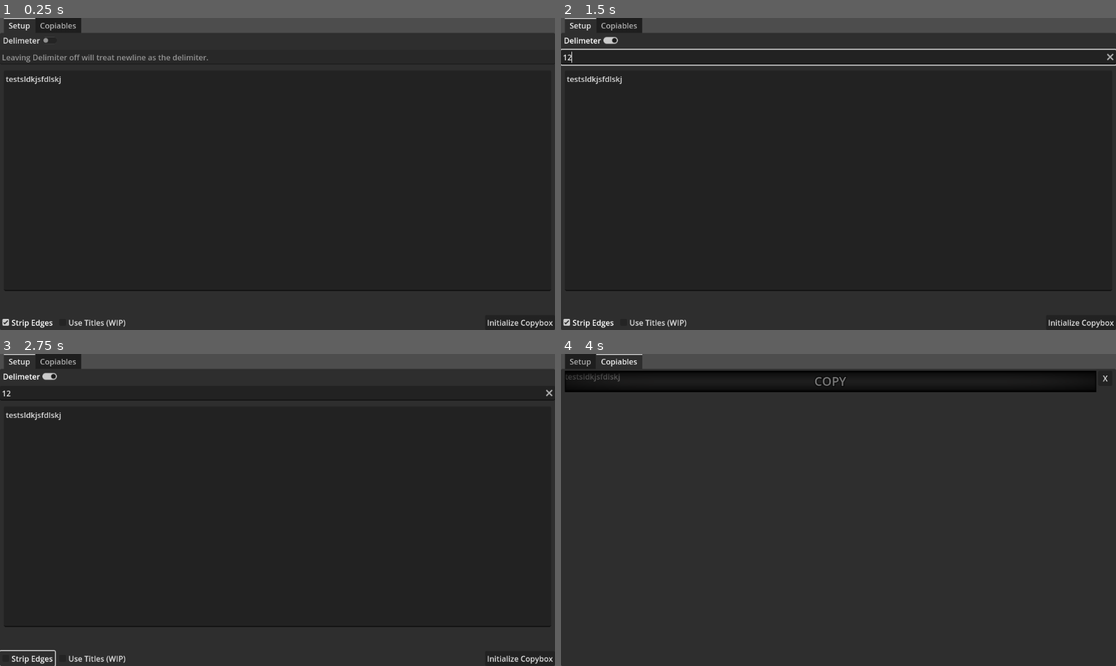
Above: before the commit, frames 1-4 (two rows, left to right).
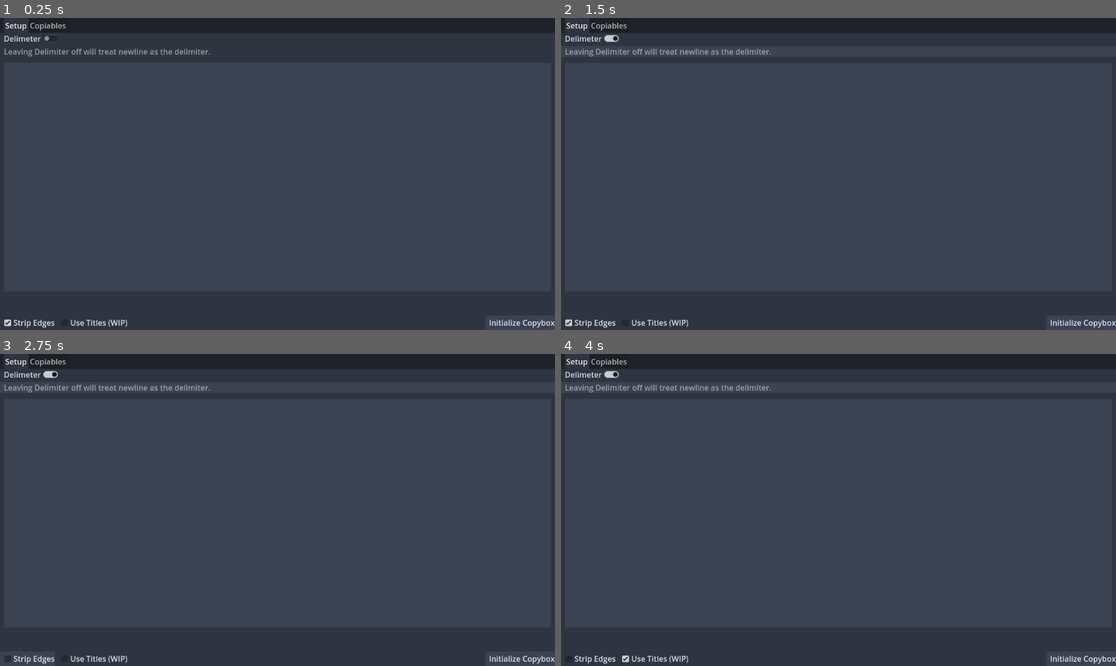
Above: after the commit, the same moments.

Repository: Scribble-Sheep/Copybox
Game: Godot game, scene res://Mainscene.tscn
Two runs of this game, one before a commit and one after it. Both use one fixed random seed, a clock stepped at 60 frames per second and the inputs below.
Inputs (mouse positions are in pixels of both pictures, inside the frame that each line leads up to):
- Up to frame 1 (0.25 s): no input
- Up to frame 2 (1.5 s): click "Delimeter" at 0.5 s; click (838, 58) at 1.27 s; type "12" at 1.35 s
- Up to frame 3 (2.75 s): click "Strip Edges" at 2 s
- Up to frame 4 (4 s): click "Use Titles (WIP)" at 2.75 s; click "Initialize Copybox" at 3.5 s

The runs differ from the first frame. In frame 1, 79% of the frame differs, in the area x 0-100%, y 0-100%; in frame 2, 83%; in frame 3, 84%; in frame 4, 85%.

Commit message:
Updated theme to nord+Comic Sans

Diff:
--- a/EventBus.gd
+++ b/EventBus.gd
@@ -1,5 +1,4 @@
 extends Node
 
 
-signal attempt_close_display
 signal initialize
--- a/LabeledCopyableDisplay.gd
+++ b/LabeledCopyableDisplay.gd
@@ -22,7 +22,7 @@
 
 
 func _on_closebutton_pressed() -> void:
-	EventBus.attempt_close_display.emit(self)
+	queue_free()
 
 
 func _on_copybutton_pressed() -> void:
--- a/LabeledCopyableDisplay.tscn
+++ b/LabeledCopyableDisplay.tscn
@@ -1,7 +1,8 @@
-[gd_scene load_steps=13 format=3 uid="uid://cy5i7w3smd0rh"]
+[gd_scene load_steps=15 format=3 uid="uid://cy5i7w3smd0rh"]
 
 [ext_resource type="Script" path="res://LabeledCopyableDisplay.gd" id="1_s24os"]
 [ext_resource type="Texture2D" uid="uid://c2j0wda35t2mx" path="res://nineslice.png" id="2_ohrsc"]
+[ext_resource type="SystemFont" uid="uid://duoi8yke4myd5" path="res://comicsans.tres" id="3_4rdug"]
 
 [sub_resource type="CanvasItemMaterial" id="CanvasItemMaterial_wxrxw"]
 blend_mode = 3
@@ -25,16 +26,24 @@
 VScrollBar/styles/scroll_focus = SubResource("StyleBoxEmpty_weyr4")
 
 [sub_resource type="StyleBoxFlat" id="StyleBoxFlat_xoqyf"]
-bg_color = Color(0.117647, 0.117647, 0.117647, 1)
+content_margin_left = 5.0
+content_margin_right = 5.0
+bg_color = Color(0.180392, 0.203922, 0.25098, 1)
 
 [sub_resource type="LabelSettings" id="LabelSettings_ftaq6"]
 font_color = Color(1, 1, 1, 0.372549)
 
+[sub_resource type="StyleBoxFlat" id="StyleBoxFlat_nhoix"]
+content_margin_left = 8.0
+bg_color = Color(0.368627, 0.505882, 0.67451, 0.501961)
+
 [sub_resource type="LabelSettings" id="LabelSettings_6p40s"]
+line_spacing = 0.0
+font = ExtResource("3_4rdug")
 font_size = 25
-font_color = Color(1, 1, 1, 0.439216)
+font_color = Color(0.847059, 0.870588, 0.913725, 1)
 outline_size = 10
-outline_color = Color(0, 0, 0, 0.439216)
+outline_color = Color(0, 0, 0, 0.690196)
 
 [node name="Control" type="MarginContainer"]
 custom_minimum_size = Vector2(0, 52)
@@ -104,6 +113,7 @@
 size_flags_horizontal = 3
 size_flags_stretch_ratio = 0.25
 mouse_filter = 1
+theme_override_styles/focus = SubResource("StyleBoxFlat_nhoix")
 flat = true
 
 [node name="TitleLabel" type="Label" parent="HBoxContainer/Display"]
@@ -127,13 +137,15 @@
 [node name="Closebutton" type="Button" parent="HBoxContainer/Control"]
 custom_minimum_size = Vector2(0, 31)
 layout_mode = 1
-anchors_preset = 10
+anchors_preset = 15
 anchor_right = 1.0
-offset_bottom = 31.0
+anchor_bottom = 1.0
 grow_horizontal = 2
+grow_vertical = 2
 size_flags_horizontal = 8
 size_flags_vertical = 0
 text = "X"
+alignment = 0
 
 [connection signal="pressed" from="HBoxContainer/Display/Vignette/ScrollContainer/CopyLabel/CopyButton" to="." method="_on_copybutton_pressed"]
 [connection signal="pressed" from="HBoxContainer/Control/Closebutton" to="." method="_on_closebutton_pressed"]
--- a/Mainscene.tscn
+++ b/Mainscene.tscn
@@ -48,7 +48,6 @@
 [node name="Textblob" type="TextEdit" parent="TabBar/Setup/Raw Text"]
 unique_name_in_owner = true
 layout_mode = 2
-text = "testsldkjsfdlskj"
 
 [node name="HBoxContainer" type="HBoxContainer" parent="TabBar/Setup"]
 layout_mode = 2
--- /dev/null
+++ b/NordTheme.tres
@@ -0,0 +1,99 @@
+[gd_resource type="Theme" load_steps=13 format=3 uid="uid://pxj46erdn668"]
+
+[ext_resource type="StyleBox" uid="uid://cbt5wwsiulcyo" path="res://Nord_Text_Panel.tres" id="1_bet28"]
+[ext_resource type="SystemFont" uid="uid://duoi8yke4myd5" path="res://comicsans.tres" id="1_o26fg"]
+[ext_resource type="StyleBox" uid="uid://dm765bv3uk3g3" path="res://Nord_Disabled_Panel.tres" id="2_05vl6"]
+
+[sub_resource type="StyleBoxEmpty" id="StyleBoxEmpty_xjs4p"]
+content_margin_left = 8.0
+
+[sub_resource type="StyleBoxFlat" id="StyleBoxFlat_xin8j"]
+bg_color = Color(0.560784, 0.737255, 0.733333, 1)
+
+[sub_resource type="StyleBoxFlat" id="StyleBoxFlat_c2n2l"]
+bg_color = Color(0.560784, 0.737255, 0.733333, 1)
+
+[sub_resource type="StyleBoxFlat" id="StyleBoxFlat_asb7t"]
+bg_color = Color(0.180392, 0.203922, 0.25098, 1)
+
+[sub_resource type="StyleBoxFlat" id="StyleBoxFlat_0ttde"]
+bg_color = Color(0.180392, 0.203922, 0.25098, 0)
+border_width_left = 3
+border_width_right = 3
+border_color = Color(0.180392, 0.203922, 0.25098, 0)
+
+[sub_resource type="StyleBoxFlat" id="StyleBoxFlat_k5ynm"]
+bg_color = Color(0.180392, 0.203922, 0.25098, 1)
+border_width_left = 3
+border_width_right = 3
+border_color = Color(0.180392, 0.203922, 0.25098, 1)
+
+[sub_resource type="StyleBoxFlat" id="StyleBoxFlat_0t7rb"]
+bg_color = Color(0.109804, 0.121569, 0.14902, 1)
+border_width_left = 3
+border_width_right = 3
+border_color = Color(0.109804, 0.121569, 0.14902, 1)
+
+[sub_resource type="StyleBoxFlat" id="StyleBoxFlat_u10ae"]
+bg_color = Color(0, 0, 0, 0.34902)
+
+[sub_resource type="StyleBoxEmpty" id="StyleBoxEmpty_ecgcp"]
+
+[resource]
+Button/colors/font_color = Color(0.847059, 0.870588, 0.913725, 1)
+Button/colors/font_focus_color = Color(0.847059, 0.870588, 0.913725, 1)
+Button/colors/font_hover_color = Color(0.847059, 0.870588, 0.913725, 1)
+Button/colors/font_hover_pressed_color = Color(0.847059, 0.870588, 0.913725, 1)
+Button/colors/font_outline_color = Color(0.847059, 0.870588, 0.913725, 1)
+Button/colors/font_pressed_color = Color(0.847059, 0.870588, 0.913725, 1)
+Button/fonts/font = ExtResource("1_o26fg")
+Button/styles/disabled = ExtResource("2_05vl6")
+Button/styles/focus = ExtResource("1_bet28")
+Button/styles/hover = ExtResource("1_bet28")
+Button/styles/normal = ExtResource("1_bet28")
+Button/styles/pressed = ExtResource("2_05vl6")
+CheckBox/colors/font_color = Color(0.847059, 0.870588, 0.913725, 1)
+CheckBox/colors/font_focus_color = Color(0.847059, 0.870588, 0.913725, 1)
+CheckBox/colors/font_hover_color = Color(0.847059, 0.870588, 0.913725, 1)
+CheckBox/colors/font_hover_pressed_color = Color(0.847059, 0.870588, 0.913725, 1)
+CheckBox/colors/font_outline_color = Color(0.847059, 0.870588, 0.913725, 1)
+CheckBox/colors/font_pressed_color = Color(0.847059, 0.870588, 0.913725, 1)
+CheckBox/fonts/font = ExtResource("1_o26fg")
+CheckBox/styles/hover = ExtResource("2_05vl6")
+CheckBox/styles/hover_pressed = ExtResource("2_05vl6")
+CheckBox/styles/normal = ExtResource("2_05vl6")
+CheckButton/colors/font_color = Color(0.847059, 0.870588, 0.913725, 1)
+CheckButton/colors/font_focus_color = Color(0.847059, 0.870588, 0.913725, 1)
+CheckButton/colors/font_hover_color = Color(0.847059, 0.870588, 0.913725, 1)
+CheckButton/colors/font_hover_pressed_color = Color(0.847059, 0.870588, 0.913725, 1)
+CheckButton/colors/font_outline_color = Color(0.847059, 0.870588, 0.913725, 1)
+CheckButton/colors/font_pressed_color = Color(0.847059, 0.870588, 0.913725, 1)
+CheckButton/fonts/font = ExtResource("1_o26fg")
+CheckButton/styles/focus = ExtResource("2_05vl6")
+CheckButton/styles/hover = ExtResource("2_05vl6")
+CheckButton/styles/hover_pressed = ExtResource("2_05vl6")
+CheckButton/styles/normal = ExtResource("2_05vl6")
+CheckButton/styles/pressed = ExtResource("2_05vl6")
+Label/colors/font_color = Color(0.847059, 0.870588, 0.913725, 1)
+Label/colors/font_outline_color = Color(0.847059, 0.870588, 0.913725, 1)
+Label/fonts/font = ExtResource("1_o26fg")
+LineEdit/colors/caret_color = Color(0.847059, 0.870588, 0.913725, 1)
+LineEdit/colors/font_color = Color(0.847059, 0.870588, 0.913725, 1)
+LineEdit/colors/font_outline_color = Color(0.847059, 0.870588, 0.913725, 1)
+LineEdit/colors/font_selected_color = Color(0.847059, 0.870588, 0.913725, 1)
+LineEdit/colors/selection_color = Color(0.262745, 0.298039, 0.368627, 1)
+LineEdit/fonts/font = ExtResource("1_o26fg")
+LineEdit/styles/focus = ExtResource("1_bet28")
+LineEdit/styles/normal = ExtResource("1_bet28")
+LineEdit/styles/read_only = SubResource("StyleBoxEmpty_xjs4p")
+TabBar/styles/button_highlight = SubResource("StyleBoxFlat_xin8j")
+TabBar/styles/tab_selected = SubResource("StyleBoxFlat_c2n2l")
+TabContainer/styles/panel = SubResource("StyleBoxFlat_asb7t")
+TabContainer/styles/tab_focus = SubResource("StyleBoxFlat_0ttde")
+TabContainer/styles/tab_hovered = SubResource("StyleBoxFlat_0ttde")
+TabContainer/styles/tab_selected = SubResource("StyleBoxFlat_k5ynm")
+TabContainer/styles/tab_unselected = SubResource("StyleBoxFlat_0t7rb")
+TabContainer/styles/tabbar_background = SubResource("StyleBoxFlat_u10ae")
+TextEdit/styles/focus = ExtResource("1_bet28")
+TextEdit/styles/normal = ExtResource("1_bet28")
+TextEdit/styles/read_only = SubResource("StyleBoxEmpty_ecgcp")
--- /dev/null
+++ b/Nord_Disabled_Panel.tres
@@ -0,0 +1,5 @@
+[gd_resource type="StyleBoxFlat" format=3 uid="uid://dm765bv3uk3g3"]
+
+[resource]
+content_margin_left = 8.0
+bg_color = Color(0.180392, 0.203922, 0.25098, 1)
--- /dev/null
+++ b/Nord_Text_Panel.tres
@@ -0,0 +1,5 @@
+[gd_resource type="StyleBoxFlat" format=3 uid="uid://cbt5wwsiulcyo"]
+
+[resource]
+content_margin_left = 8.0
+bg_color = Color(0.231373, 0.258824, 0.321569, 1)
--- /dev/null
+++ b/comicsans.tres
@@ -0,0 +1,4 @@
+[gd_resource type="SystemFont" format=3 uid="uid://duoi8yke4myd5"]
+
+[resource]
+font_names = PackedStringArray("Comic Sans MS")
--- a/project.godot
+++ b/project.godot
@@ -27,7 +27,12 @@
 
 project/assembly_name="Copybox"
 
+[gui]
+
+theme/custom="res://NordTheme.tres"
+
 [rendering]
 
 renderer/rendering_method="gl_compatibility"
 renderer/rendering_method.mobile="gl_compatibility"
+environment/defaults/default_clear_color=Color(0.180392, 0.203922, 0.25098, 1)
